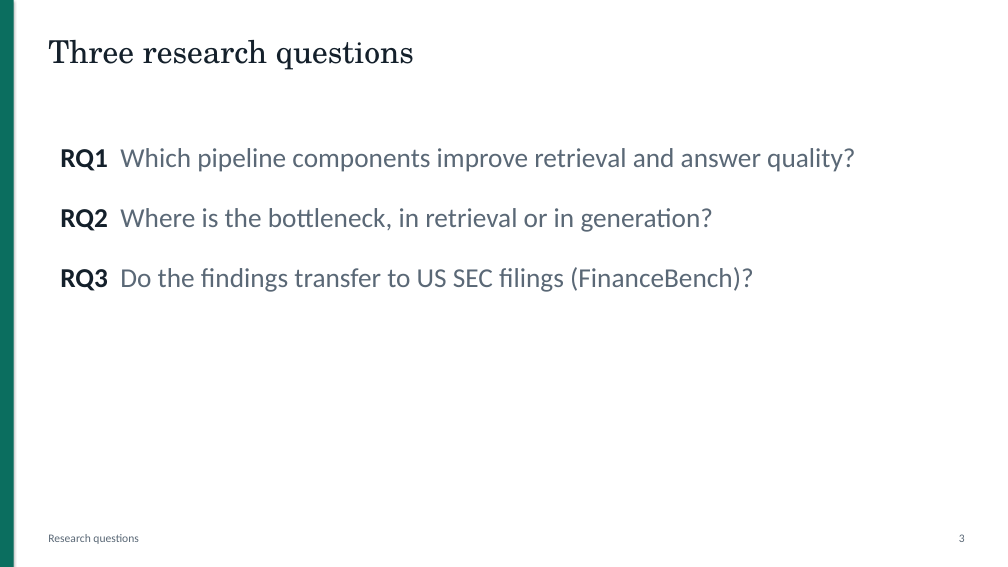
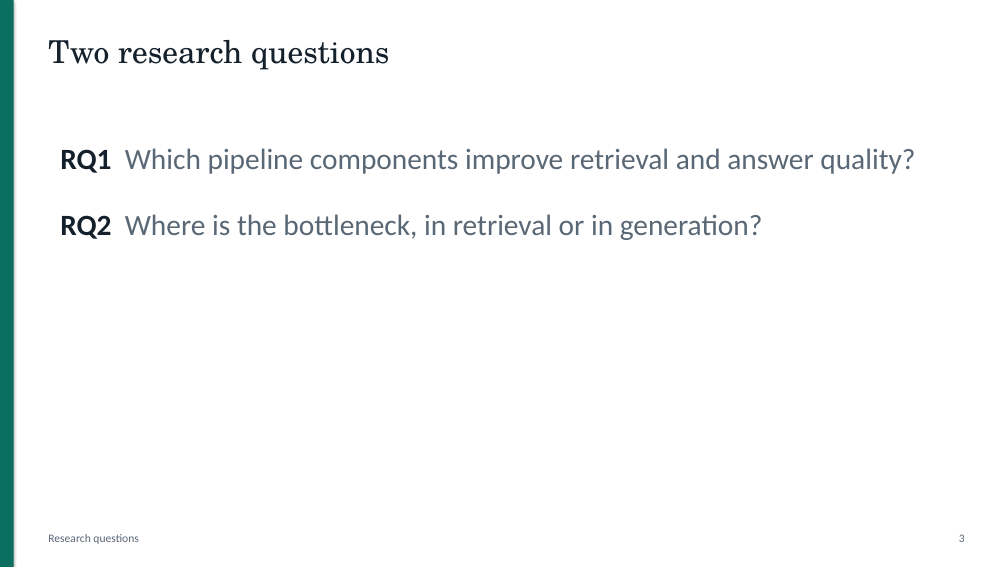
Before and after one commit to DarkkReaper007/RAG-for-financial-analysis, a slide deck: slide 3 of paper/slides.pptx. Drawn at 1008x567 pixels with LibreOffice and Linux fonts; fonts in the diff are those of the drawing. Boxes give left, top, right and bottom in pixels: in the first picture for what was removed or moved away, otherwise in the second. Text is boxed around its words. In the diff, an @@ line names an element or a change of style, - is before the commit and + after.

```diff
--- a/paper/slides.pptx
+++ b/paper/slides.pptx
@@ text at [48,40,389,70]: text changed @@
-Three research questions
+Two research questions
@@ text "RQ1 Which pipeline components improve ..." at [60,148,915,240]: size 26 to 28 pt; more space between paragraphs @@
@@ text at [60,267,753,292]: paragraph removed @@
-RQ3 Do the findings transfer to US SEC filings (FinanceBench)?
```
Also in this commit, not shown: 7 other slides changed, 1 slide removed, 14 other files.
